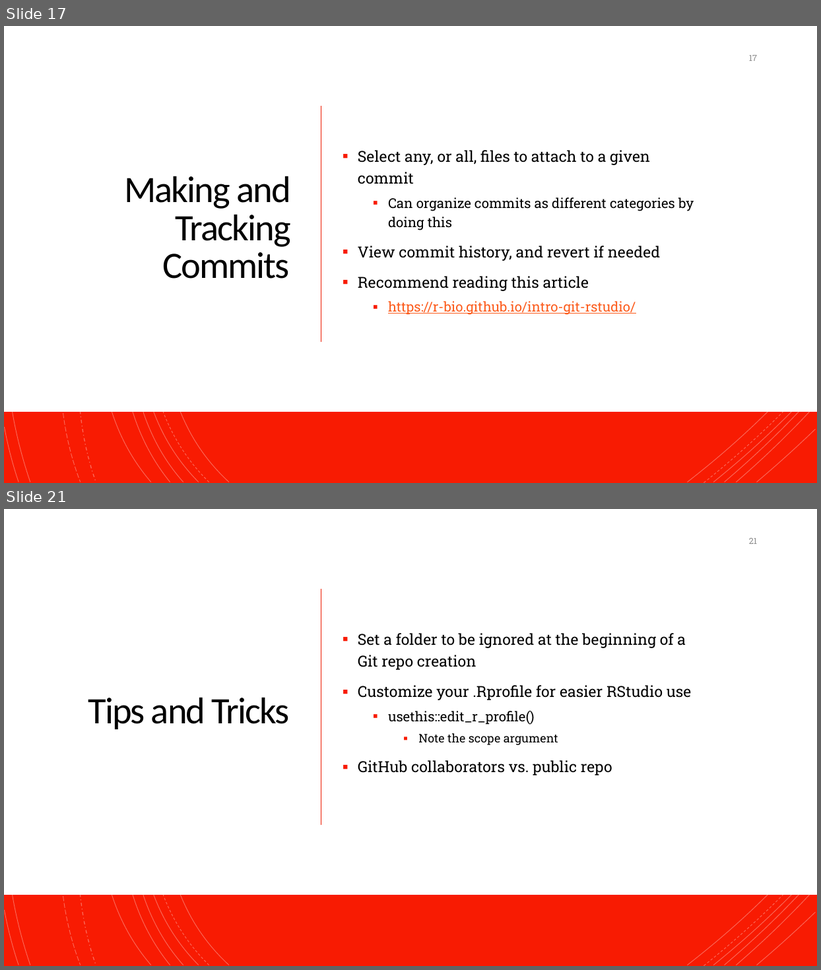
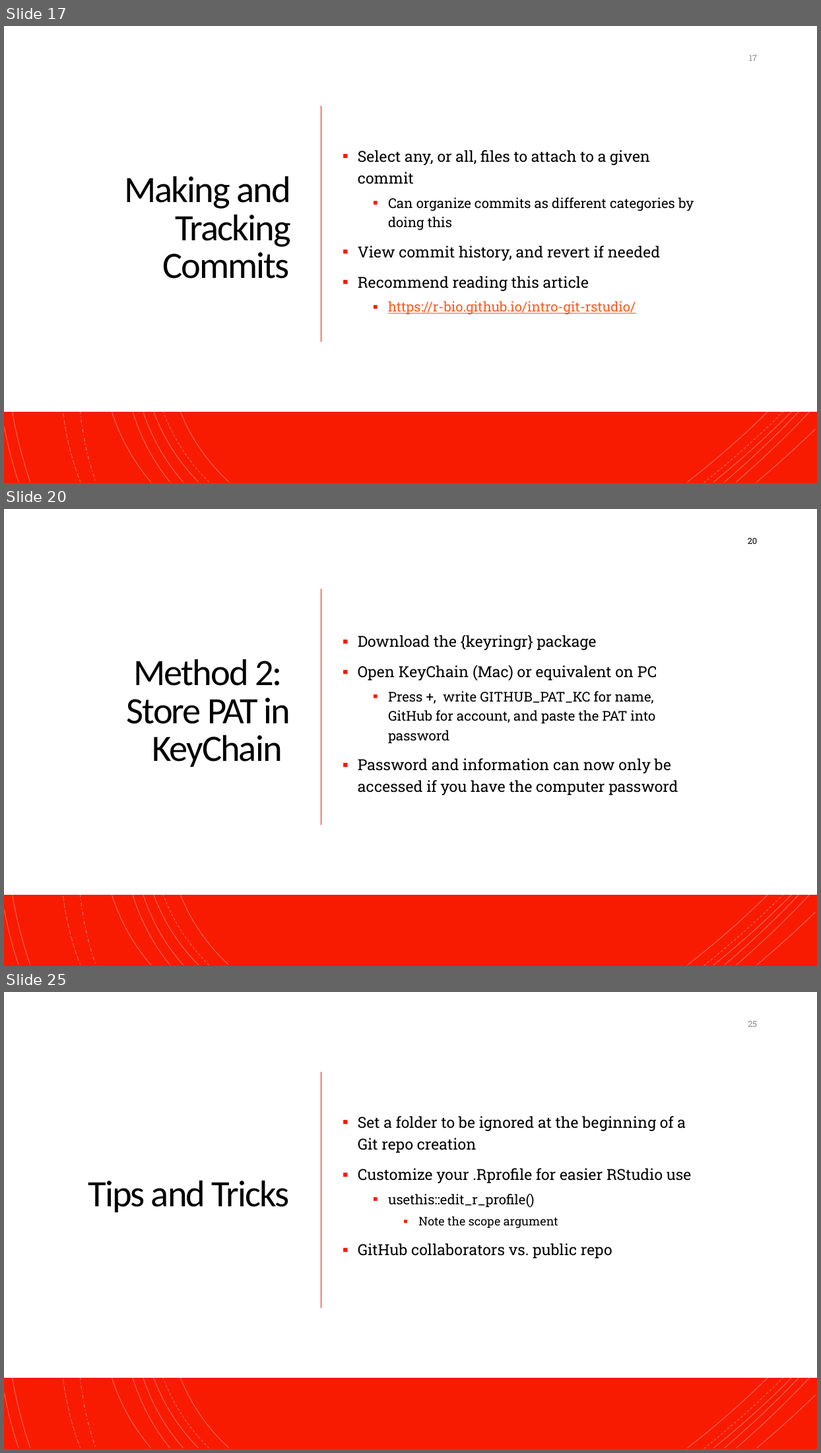
Before and after one commit to NeuroShepherd/R_Coding_Presentations, a slide deck: RStudio, Git, and Github/RStudio_Git_Github.pptx. Shown one above the other, each under a label of ours: slides 17 and 21 before the commit, slides 17, 20 and 25 after it; the slides between them are not shown. The pictures are 821x970 and 821x1453 pixels, drawn with LibreOffice and Linux fonts; fonts in the diff are those of the drawing. Boxes give left, top, right and bottom in pixels: in the first picture for what was removed or moved away, otherwise in the second. Text is boxed around its words. In the diff, an @@ line names an element or a change of style, - is before the commit and + after.

```diff
--- a/RStudio, Git, and Github/RStudio_Git_Github.pptx
+++ b/RStudio, Git, and Github/RStudio_Git_Github.pptx
@@ slide 20 added at [4,509,817,966], background #FFFFFF; not listed: 18 template elements that a slide beside it also shows @@
@@ rectangle added at [4,509,817,966], fill #F81B02 @@
@@ rectangle added at [4,509,817,895], fill #FFFFFF @@
@@ group added at [4,509,816,966]: 21 freeform shapes @@
@@ page number added at [748,537,757,544], 10 pt, text #000000 @@
+20
@@ line added from (321, 589) to (321, 826), #ED1A02 1 pt @@
@@ text added at [358,635,678,795], 18 pt, text #000000 @@
+▪ Download the {keyringr} package
+▪ Open KeyChain (Mac) or equivalent on PC
+  ▪ Press +, write GITHUB_PAT_KC for name, GitHub for account, and paste the PAT into password
+▪ Password and information can now only be accessed if you have the computer password
@@ title added at [127,659,291,767], 44 pt, text #000000 @@
+Method 2:
+Store PAT in KeyChain
@@ what was slide 21 is now slide 25 @@
@@ page number at [748,1021,757,1027]: text changed @@
-21
+25
```
Also in this commit, not shown: 8 slides changed, 3 other slides added, 3 other files.
